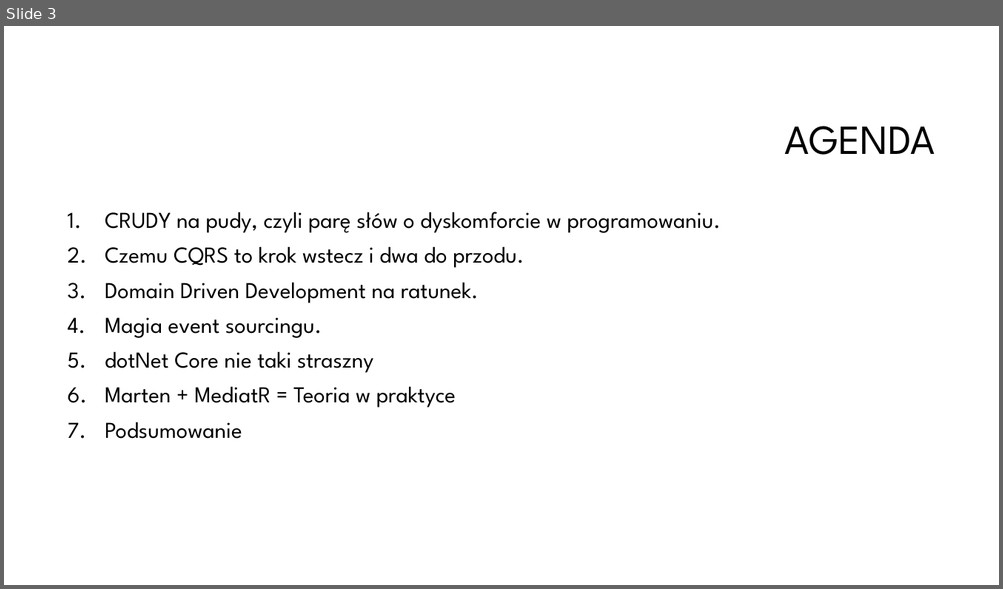
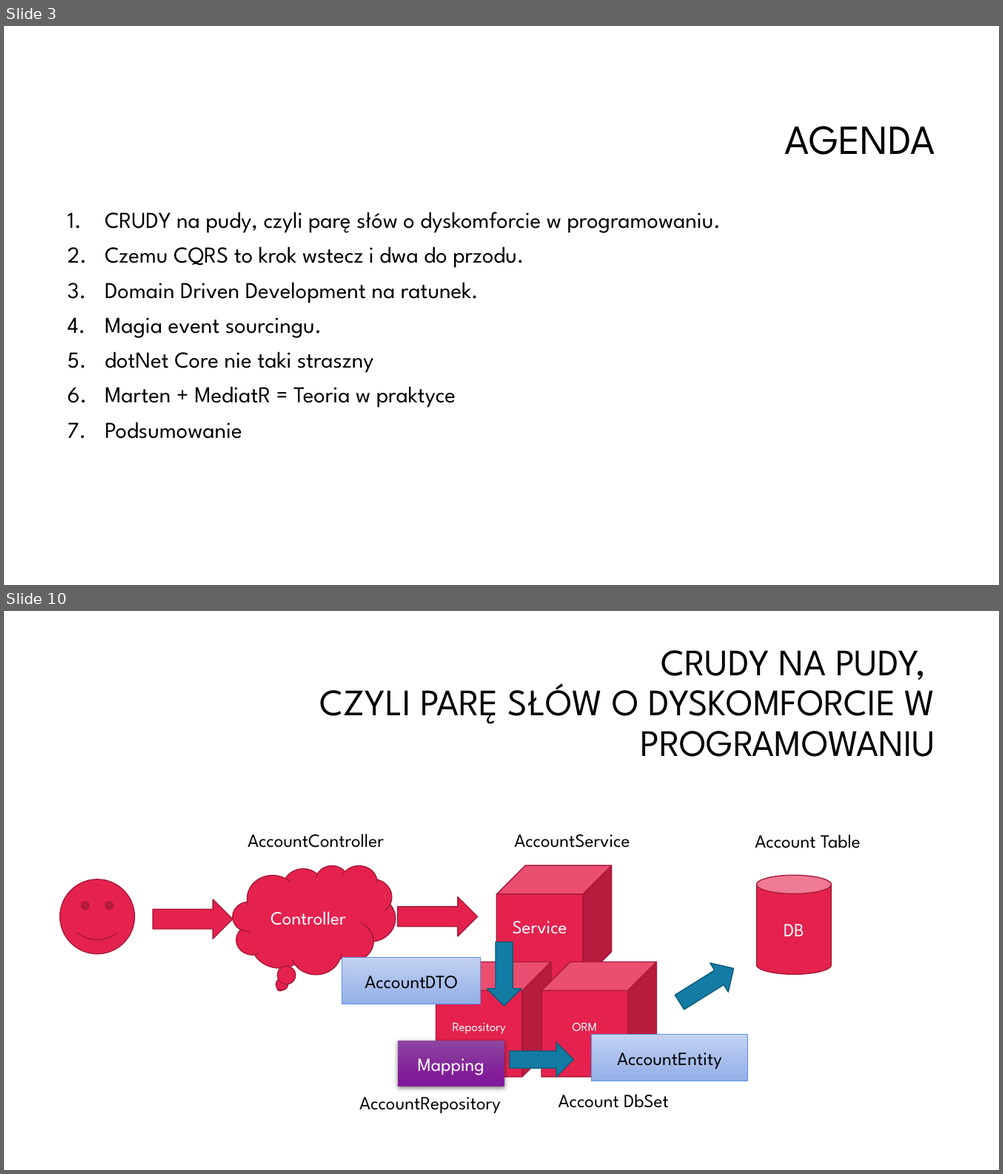
Before and after one commit to oskardudycz/EventSourcing.NetCore, a slide deck: Slides.pptx. Shown one above the other, each under a label of ours: slide 3 before the commit, slides 3 and 10 after it; the slides between them are not shown. The pictures are 1003x589 and 1003x1174 pixels, drawn with LibreOffice and Linux fonts; fonts in the diff are those of the drawing; background and template pictures are left out. Boxes give left, top, right and bottom in pixels: in the first picture for what was removed or moved away, otherwise in the second. Text is boxed around its words. In the diff, an @@ line names an element or a change of style, - is before the commit and + after.

Commit message:
Updated slides

```diff
--- a/Slides.pptx
+++ b/Slides.pptx
@@ slide 10 added at [4,611,999,1170], background #FFFFFF @@
@@ title added at [319,650,935,757], 36 pt, text #000000 @@
+CRUDY NA PUDY,
+CZYLI PARĘ SŁÓW O DYSKOMFORCIE W PROGRAMOWANIU
@@ text added at [247,834,384,848], 18 pt, text #000000 @@
+AccountController
@@ text added at [514,834,629,848], 18 pt, text #000000 @@
+AccountService
@@ text added at [754,834,860,849], 18 pt, text #000000 @@
+Account Table
@@ thought cloud added at [233,866,395,974], fill #E5224E, outline #A9193A 1 pt, 18 pt, text #FFFFFF @@
+Controller
@@ cube added at [496,866,612,980], fill #E5224E, outline #A9193A 1 pt, 18 pt, text #FFFFFF @@
+Service
@@ cylinder added at [757,875,831,974], fill #E5224E, outline #A9193A 1 pt, 18 pt, text #FFFFFF @@
+DB
@@ smiley face added at [60,880,134,954], fill #E5224E, outline #A9193A 1 pt @@
@@ right arrow added at [397,897,477,937], fill #E5224E, outline #A9193A 1 pt @@
@@ right arrow added at [153,900,233,940], fill #E5224E, outline #A9193A 1 pt @@
@@ down arrow added at [486,943,521,1006], fill #127CA4, outline #0D5C79 1 pt @@
@@ rectangle added at [342,958,481,1004], fill gradient #C4D4F5 to #A9BFED to #94B0E9, outline #588FE2 0.75 pt, 18 pt, text #000000 @@
+AccountDTO
@@ cube added at [436,963,551,1077], fill #E5224E, outline #A9193A 1 pt, 12 pt, text #FFFFFF @@
+Repository
@@ cube added at [541,963,656,1077], fill #E5224E, outline #A9193A 1 pt, 12 pt, text #FFFFFF @@
+ORM
@@ down arrow added at [671,954,743,1017], fill #127CA4, outline #0D5C79 1 pt @@
@@ rectangle added at [397,1041,504,1087], fill gradient #8D48A0 to #831C9A, 18 pt, text #FFFFFF @@
+Mapping
@@ down arrow added at [509,1043,573,1077], fill #127CA4, outline #0D5C79 1 pt @@
@@ rectangle added at [591,1035,747,1081], fill gradient #C4D4F5 to #A9BFED to #94B0E9, outline #588FE2 0.75 pt, 18 pt, text #000000 @@
+AccountEntity
@@ text added at [359,1097,501,1114], 18 pt, text #000000 @@
+AccountRepository
@@ text added at [558,1094,669,1108], 18 pt, text #000000 @@
+Account DbSet
```
Also in this commit, not shown: 8 other slides added.
